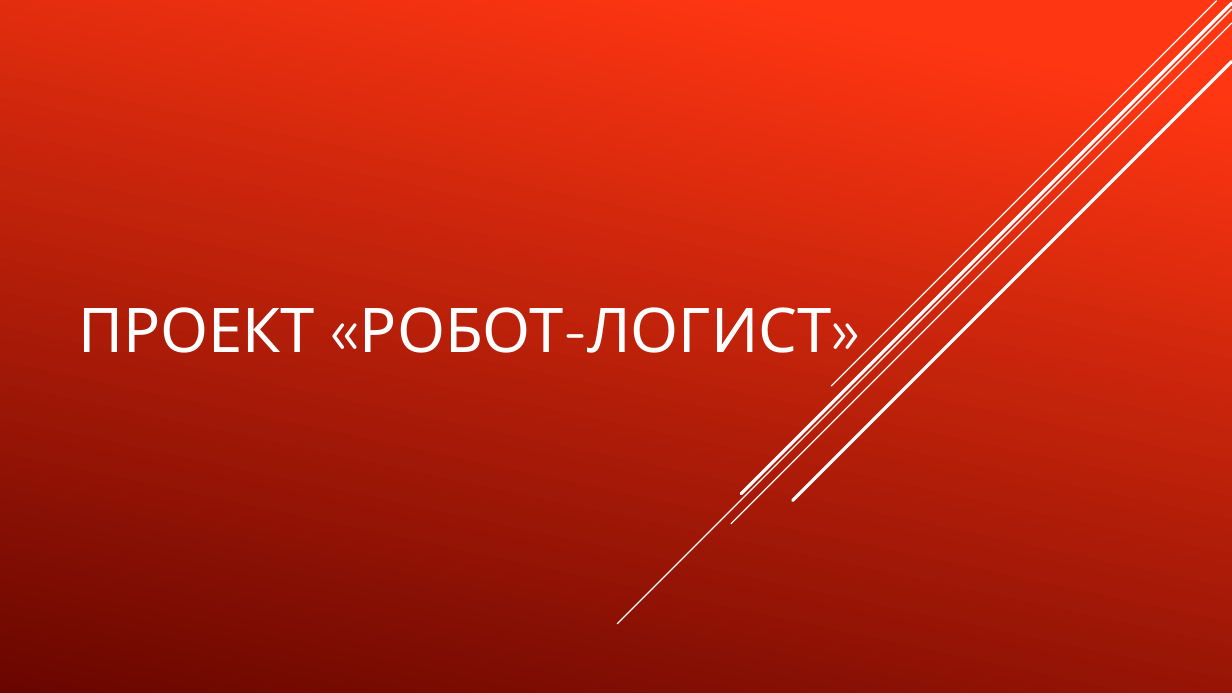
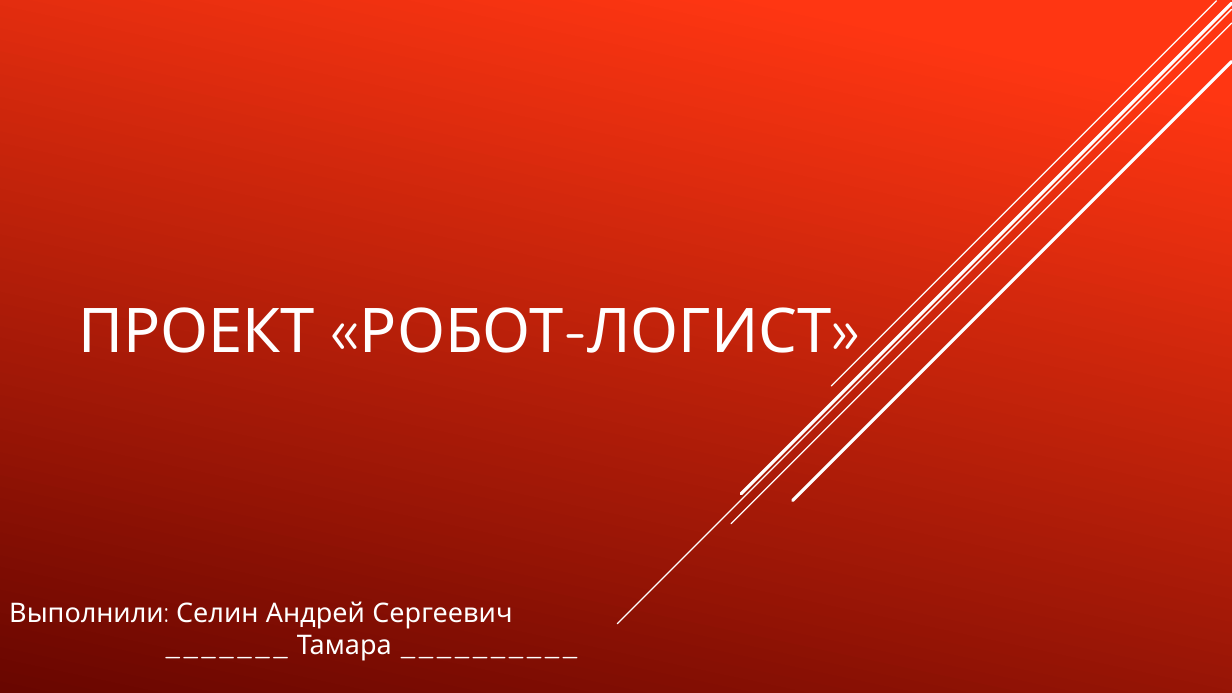
Before and after one commit to TransoChel/ProjectRobotLogistic, a slide deck: slide 1 of Проект «Робот-логист».pptx. Drawn at 1232x693 pixels with LibreOffice and Linux fonts; fonts in the diff are those of the drawing. Boxes give left, top, right and bottom in pixels: in the first picture for what was removed or moved away, otherwise in the second. Text is boxed around its words. In the diff, an @@ line names an element or a change of style, - is before the commit and + after.

```diff
--- a/Проект «Робот-логист».pptx
+++ b/Проект «Робот-логист».pptx
@@ subtitle added at (x1=9, y1=601, x2=512, y2=661), 21 pt, text #FFFFFF @@
+Выполнили: Селин Андрей Сергеевич
+_______ Тамара __________
```
Also in this commit, not shown: 2 other slides changed, 3 slides added, 1 other file.
